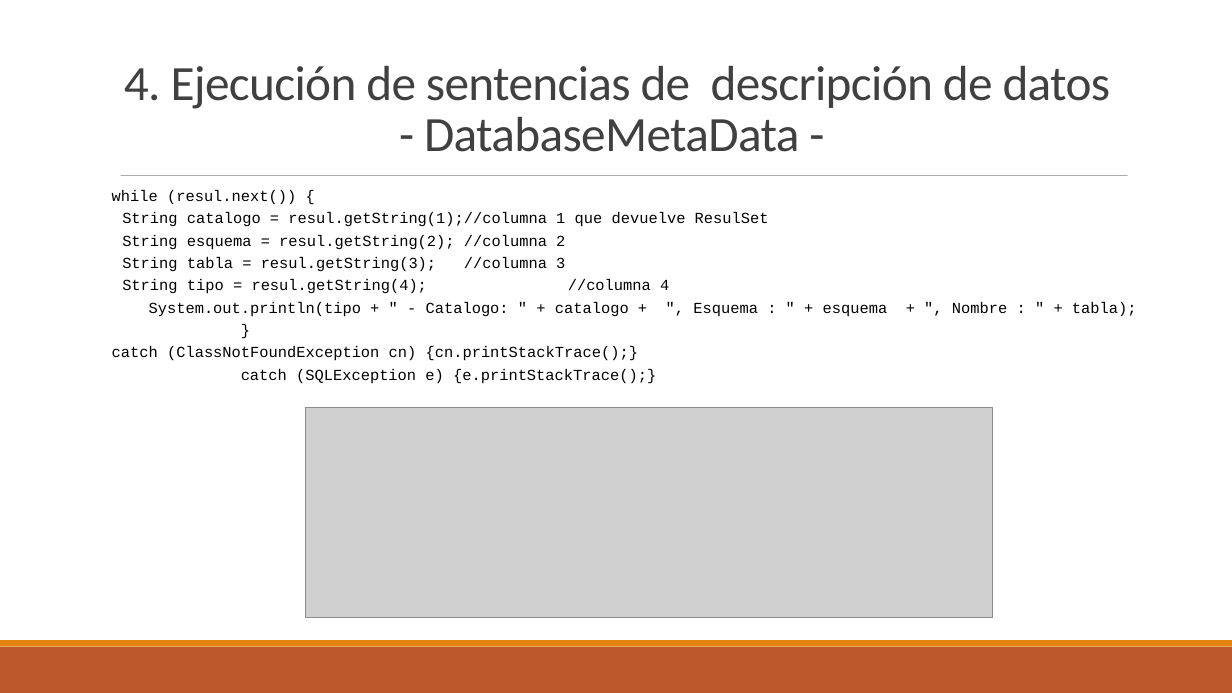
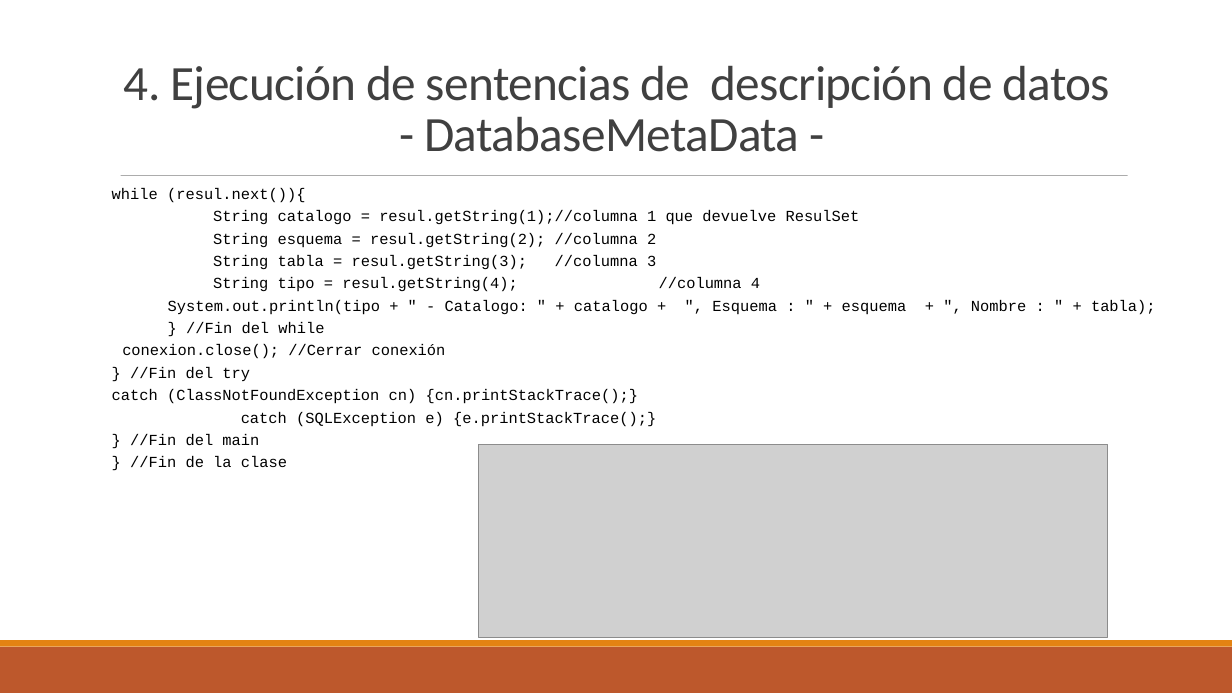
Before and after one commit to DanielTamargo/AD-Ion, a slide deck: slide 43 of UD2-Manejo_de_conectores.pptx. Drawn at 1232x693 pixels with LibreOffice and Linux fonts; fonts in the diff are those of the drawing; grey boxes stand for pictures. Boxes give left, top, right and bottom in pixels: in the first picture for what was removed or moved away, otherwise in the second. Text is boxed around its words. In the diff, an @@ line names an element or a change of style, - is before the commit and + after.

```diff
--- a/UD2-Manejo_de_conectores.pptx
+++ b/UD2-Manejo_de_conectores.pptx
@@ text at bbox=[112, 188, 305, 203]: spaces changed @@
-while (resul.next()) {
+while (resul.next()){
@@ text at bbox=[122, 322, 446, 381]: text changed @@
-}
+} //Fin del while
+conexion.close(); //Cerrar conexión
+} //Fin del try
@@ text at bbox=[130, 434, 287, 468]: paragraphs added @@
+} //Fin del main
+} //Fin de la clase
@@ picture: place and size @@
-picture at bbox=[305, 408, 993, 618]
+picture at bbox=[479, 445, 1108, 638]
```
Also in this commit, not shown: 4 other slides changed, 2 slides added, 1 slide removed.
